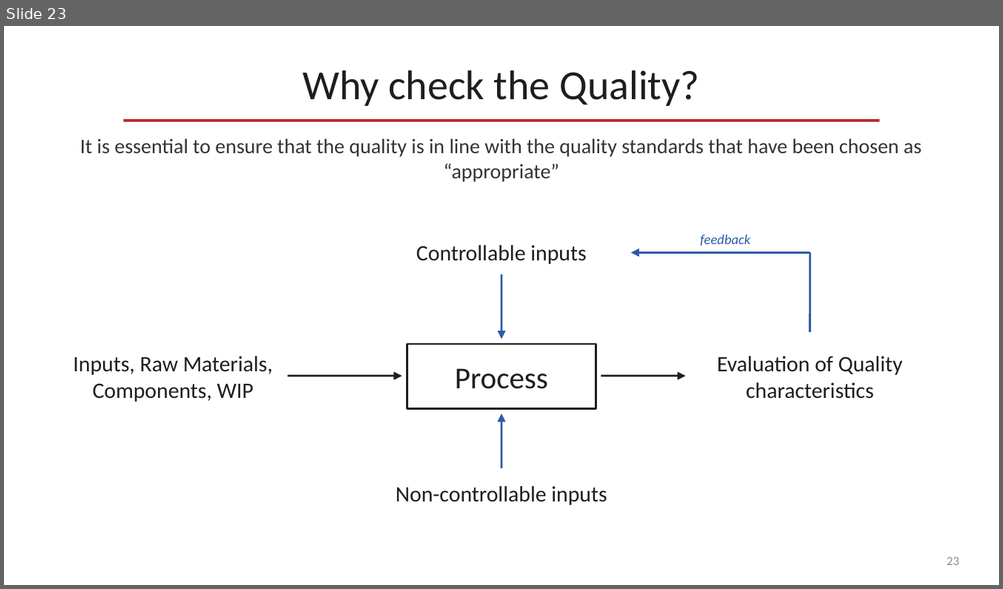
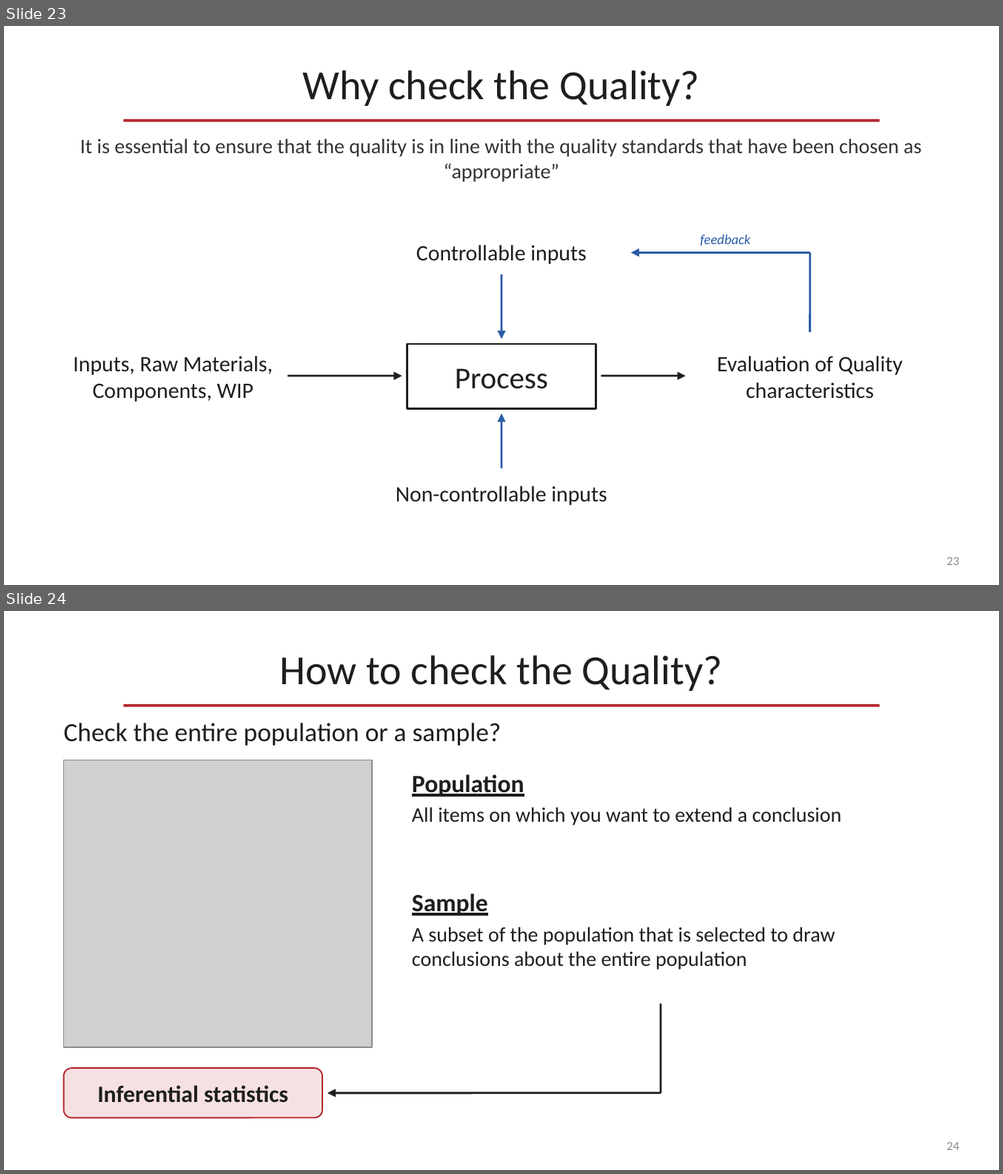
Before and after one commit to OfficialMatteoPiras/ManagementEngineering, a slide deck: SmartOperationsAndSupplyChain Management/pdf/Quality Management-claude.pptx. Shown one above the other, each under a label of ours: slide 23 before the commit, slides 23 and 24 after it. The pictures are 1003x589 and 1003x1174 pixels, drawn with LibreOffice and Linux fonts; fonts in the diff are those of the drawing; grey boxes stand for pictures. Boxes give left, top, right and bottom in pixels: in the first picture for what was removed or moved away, otherwise in the second. Text is boxed around its words. In the diff, an @@ line names an element or a change of style, - is before the commit and + after.

```diff
--- a/SmartOperationsAndSupplyChain Management/pdf/Quality Management-claude.pptx
+++ b/SmartOperationsAndSupplyChain Management/pdf/Quality Management-claude.pptx
@@ slide 24 added at [4,611,999,1170], background #FFFFFF @@
@@ text added at [280,655,722,691], 30 pt, text #1E1E1E @@
+How to check the Quality?
@@ line added from (123, 706) to (879, 706), #B5272D 2 pt @@
@@ text added at [64,723,501,746], 19 pt, text #1E1E1E @@
+Check the entire population or a sample?
@@ picture added at [64,760,372,1048] @@
@@ text added at [412,775,524,797], 18 pt, text #1E1E1E, bold, underline @@
+Population
@@ text added at [412,807,842,826], 15 pt, text #1E1E1E @@
+All items on which you want to extend a conclusion
@@ text added at [412,894,488,916], 18 pt, text #1E1E1E, bold, underline @@
+Sample
@@ text added at [412,927,834,970], 15 pt, text #1E1E1E @@
+A subset of the population that is selected to draw conclusions about the entire population
@@ line added from (660, 1004) to (660, 1093), #1E1E1E 1.5 pt @@
@@ rounded rectangle added at [64,1068,322,1118], fill #F6E1E2, outline #B5272D 1 pt, 17 pt, text #1E1E1E, bold @@
+Inferential statistics
@@ arrow added from (660, 1093) to (327, 1093), #1E1E1E 1.5 pt @@
@@ page number added at [946,1142,959,1150], 9 pt, text #8A8A8A @@
+24
```
Also in this commit, not shown: 1 other slide added.
